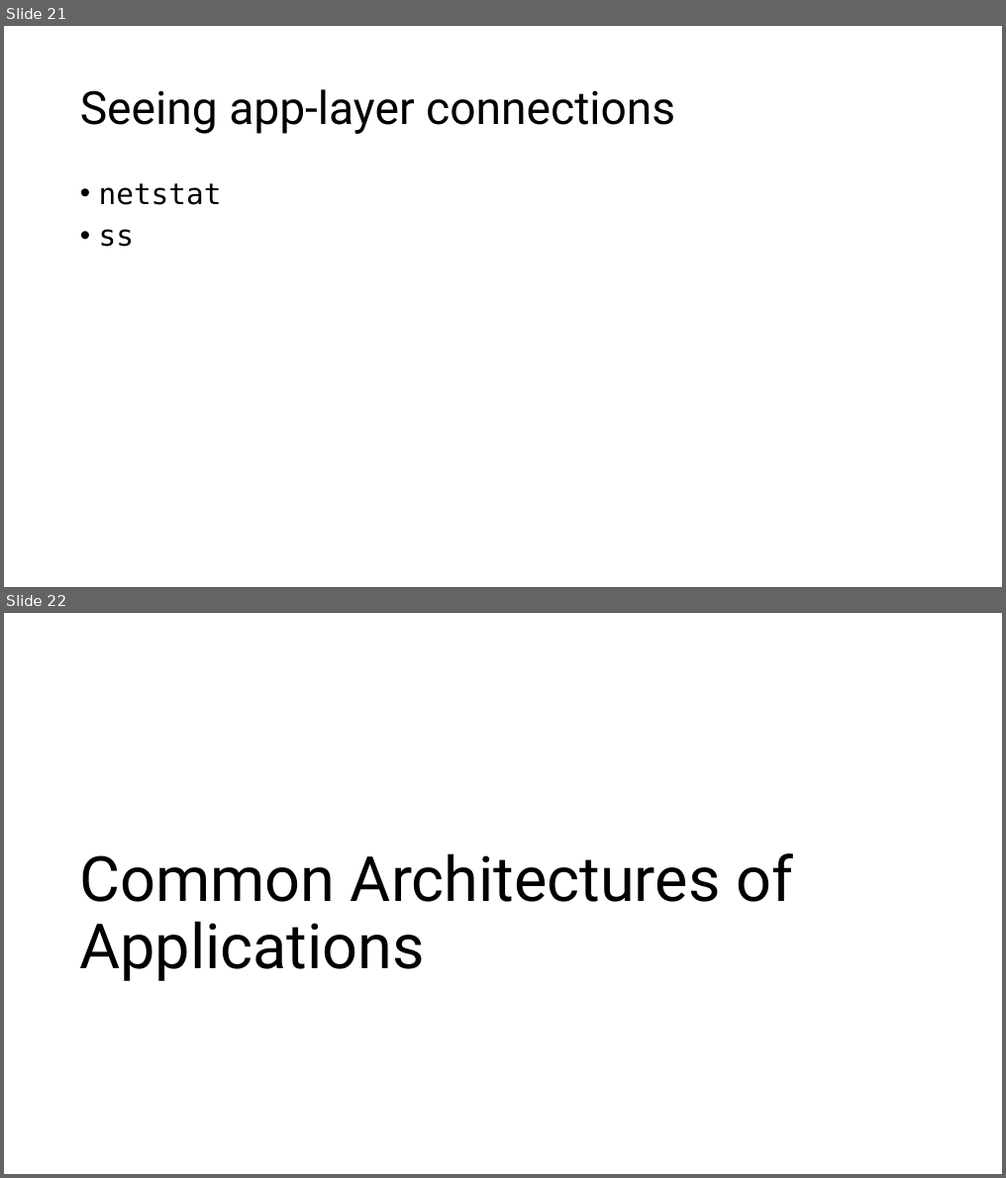
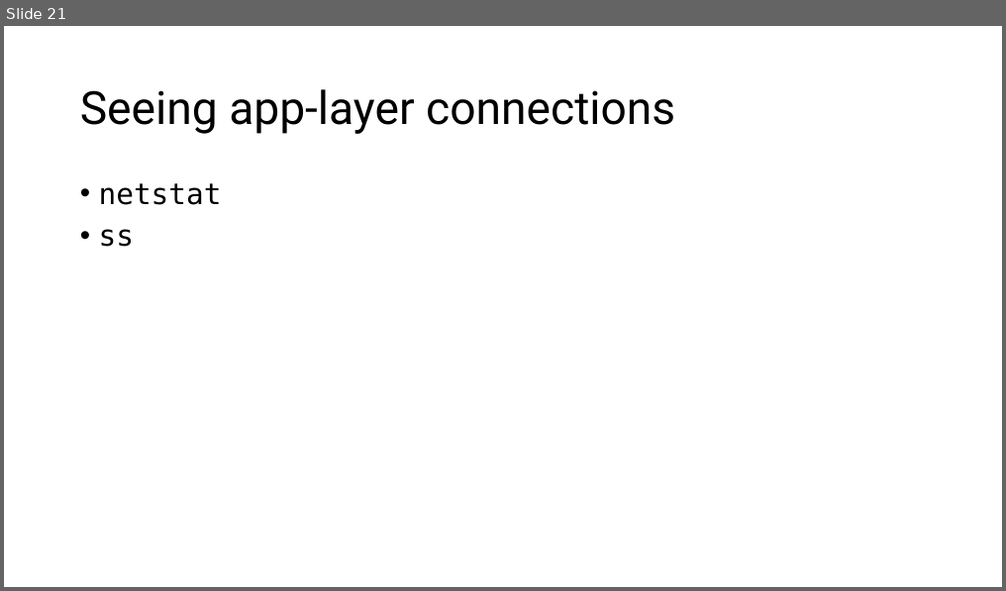
Before and after one commit to ngsrinivas/coursegen, a slide deck: ex/352-F24/staging/352-F24/lectures/03-measurement-app.pptx. Shown one above the other, each under a label of ours: slides 21 and 22 before the commit, slide 21 after it. The pictures are 1006x1178 and 1006x591 pixels, drawn with LibreOffice and Linux fonts; fonts in the diff are those of the drawing. Boxes give left, top, right and bottom in pixels: in the first picture for what was removed or moved away, otherwise in the second. Text is boxed around its words. In the diff, an @@ line names an element or a change of style, - is before the commit and + after.

```diff
--- a/ex/352-F24/staging/352-F24/lectures/03-measurement-app.pptx
+++ b/ex/352-F24/staging/352-F24/lectures/03-measurement-app.pptx
@@ slide 22 removed at (4, 613, 1002, 1174), background #FFFFFF @@
@@ title removed at (79, 854, 793, 981) @@
-Common Architectures of Applications
```
Also in this commit, not shown: 9 other slides removed, 4 other files.
